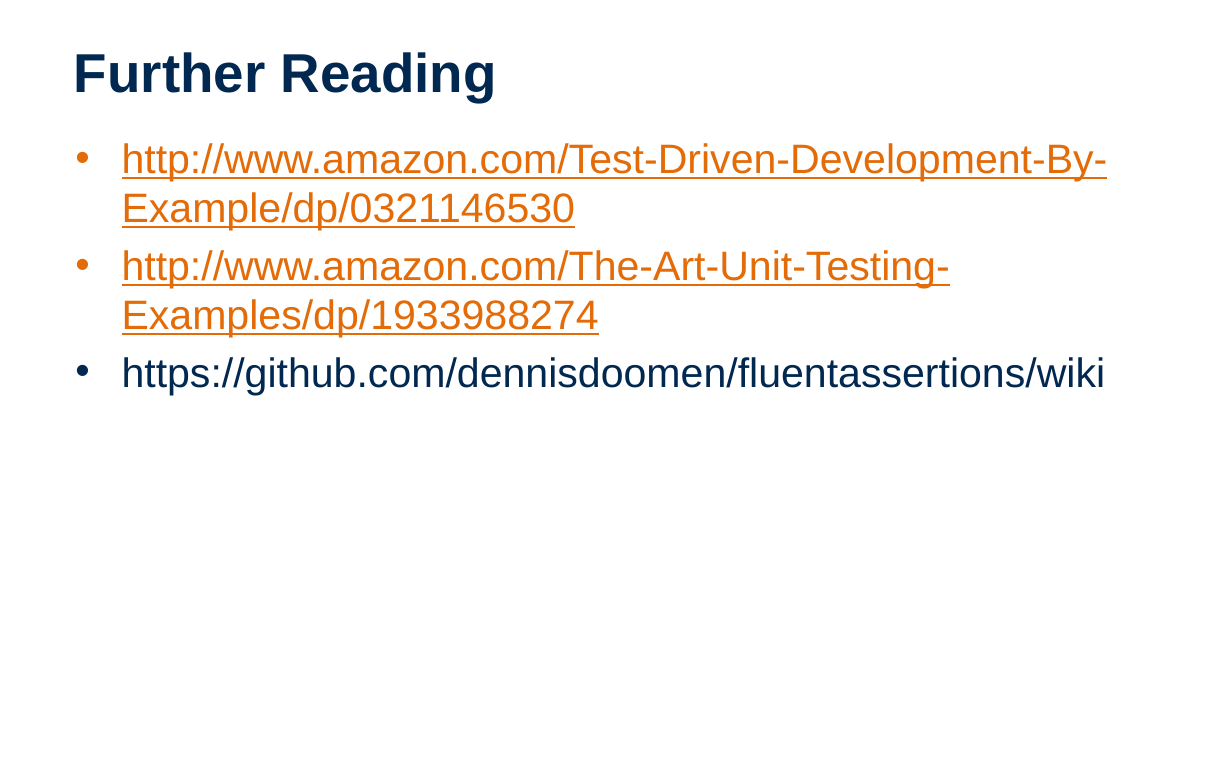
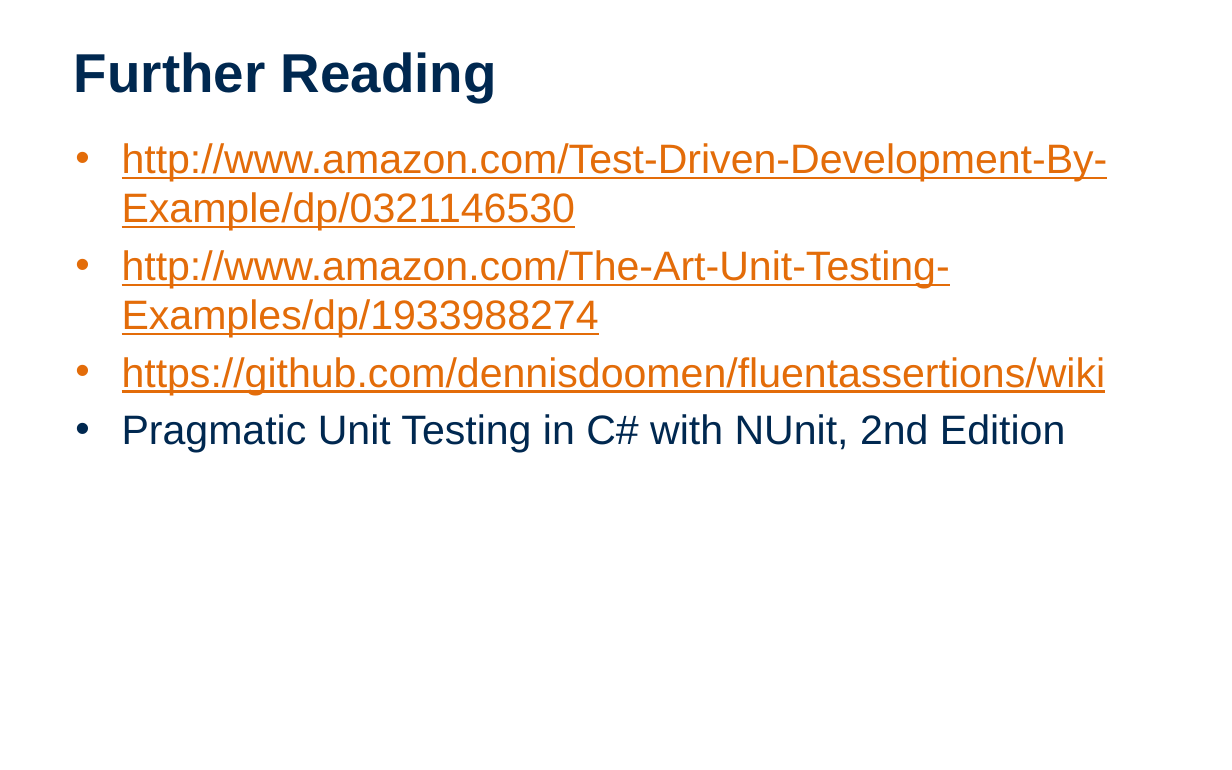
Before and after one commit to EntelectCodeDojo/Testing, a slide deck: slide 18 of CodeDojo-UnitTesting.pptx (slide 16 before the commit). Drawn at 1232x770 pixels with LibreOffice and Linux fonts; fonts in the diff are those of the drawing; background and template pictures are left out. Boxes give left, top, right and bottom in pixels: in the first picture for what was removed or moved away, otherwise in the second. Text is boxed around its words. In the diff, an @@ line names an element or a change of style, - is before the commit and + after.

```diff
--- a/CodeDojo-UnitTesting.pptx
+++ b/CodeDojo-UnitTesting.pptx
@@ text at [122, 357, 1106, 395]: text colour #002850 to #E36C09, underline on in "https://github.com/dennisdoomen/fluentassertions/wiki" @@
@@ text at [122, 414, 1066, 452]: paragraph added @@
+• Pragmatic Unit Testing in C# with NUnit, 2nd Edition
```
Also in this commit, not shown: 1 other slide changed, 2 slides added.
